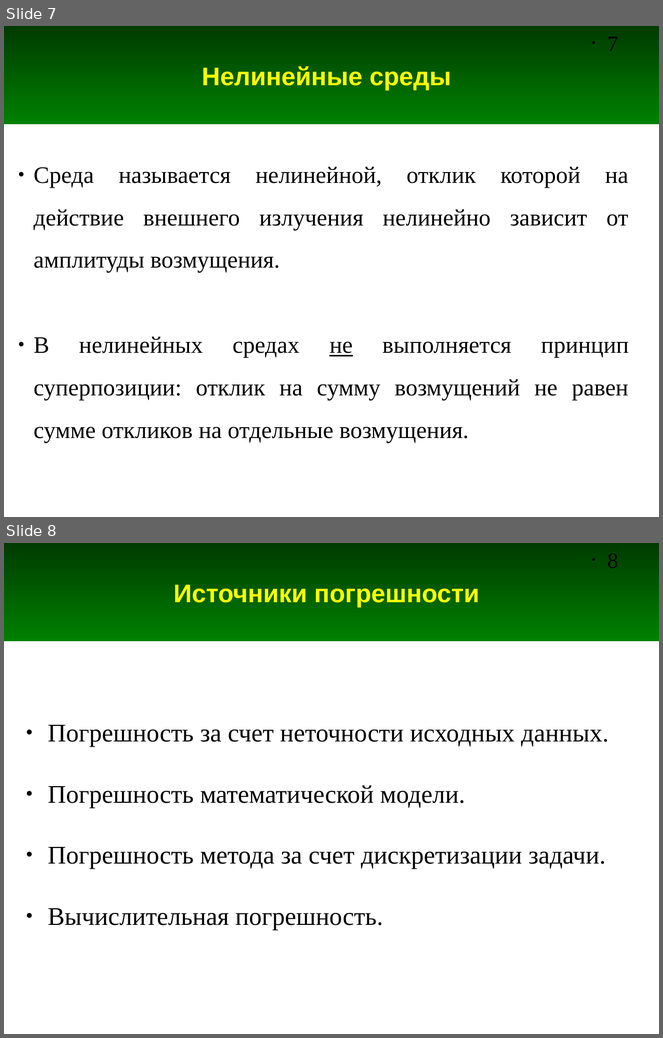
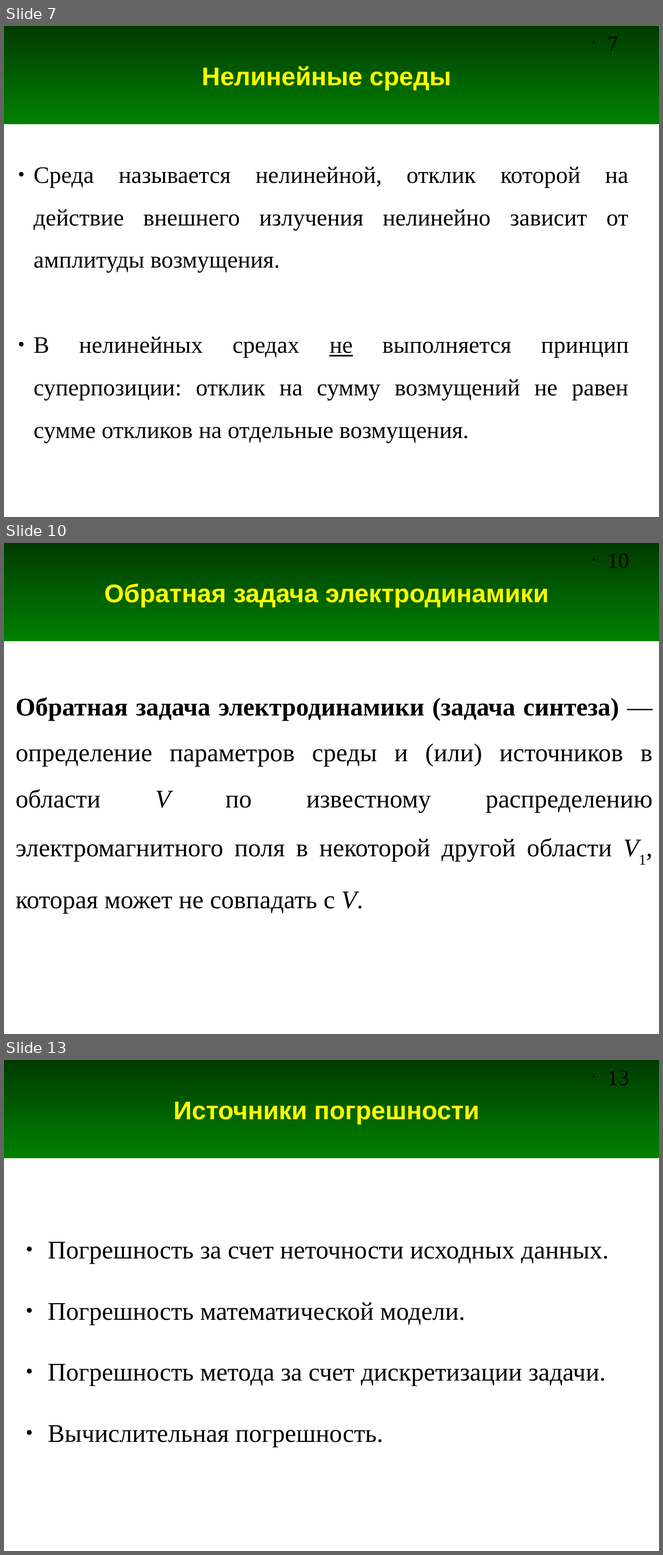
Before and after one commit to andris0147sv/modelling, a slide deck: presentations/1. Problem Statement.odp. Shown one above the other, each under a label of ours: slides 7 and 8 before the commit, slides 7, 10 and 13 after it; the slides between them are not shown. The pictures are 663x1038 and 663x1555 pixels, drawn with LibreOffice and Linux fonts; fonts in the diff are those of the drawing. Boxes give left, top, right and bottom in pixels: in the first picture for what was removed or moved away, otherwise in the second. Text is boxed around its words. In the diff, an @@ line names an element or a change of style, - is before the commit and + after.

```diff
--- a/presentations/1. Problem Statement.odp
+++ b/presentations/1. Problem Statement.odp
@@ slide 10 added at (4,543,659,1034), background #FFFFFF; not listed: 2 template elements that a slide beside it also shows @@
@@ title added at (104,584,549,607), 28 pt, text #FFFF00, bold @@
+Обратная задача электродинамики
@@ text added at (15,697,652,914), 28 pt, text #000000 @@
+Обратная задача электродинамики (задача синтеза) — определение параметров среды и (или) источников в области V по известному распределению электромагнитного поля в некоторой другой области V1, которая может не совпадать с V.
@@ what was slide 8 is now slide 13 @@
@@ page number at (608,1070,630,1085): text changed @@
-• 8
+• 13
```
Also in this commit, not shown: 6 slides changed, 7 other slides added, 1 other file.
